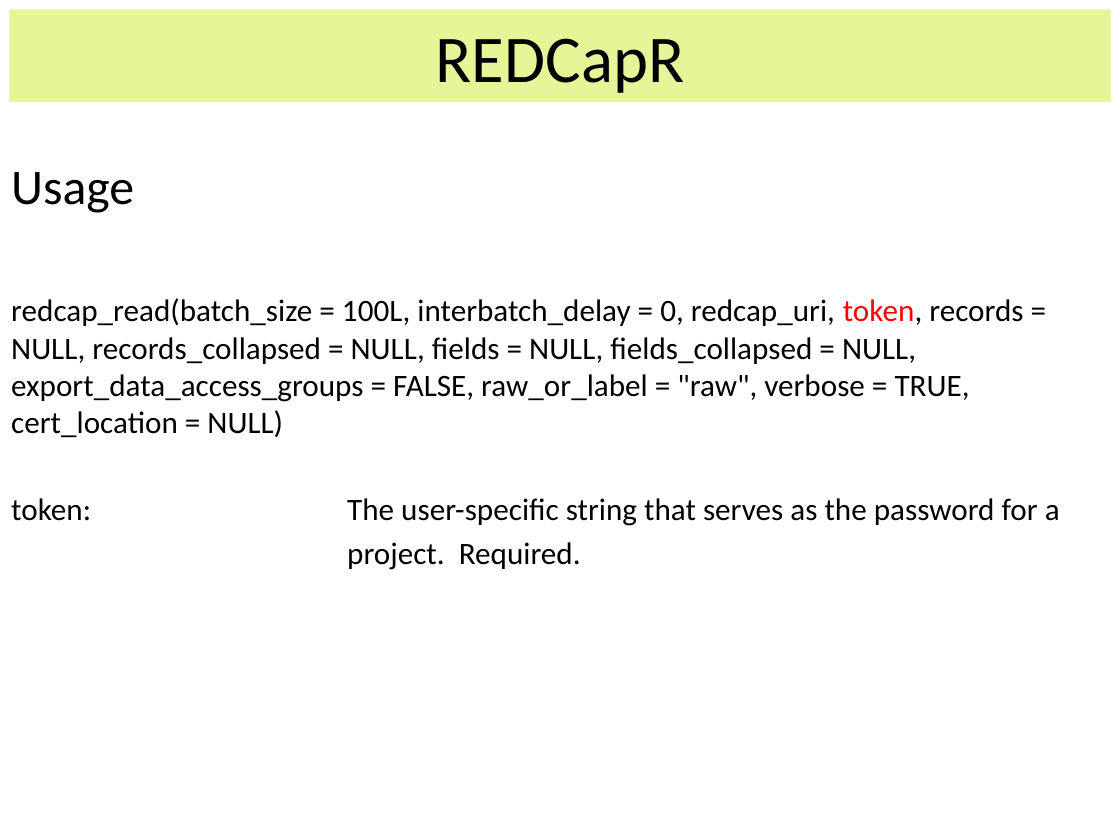
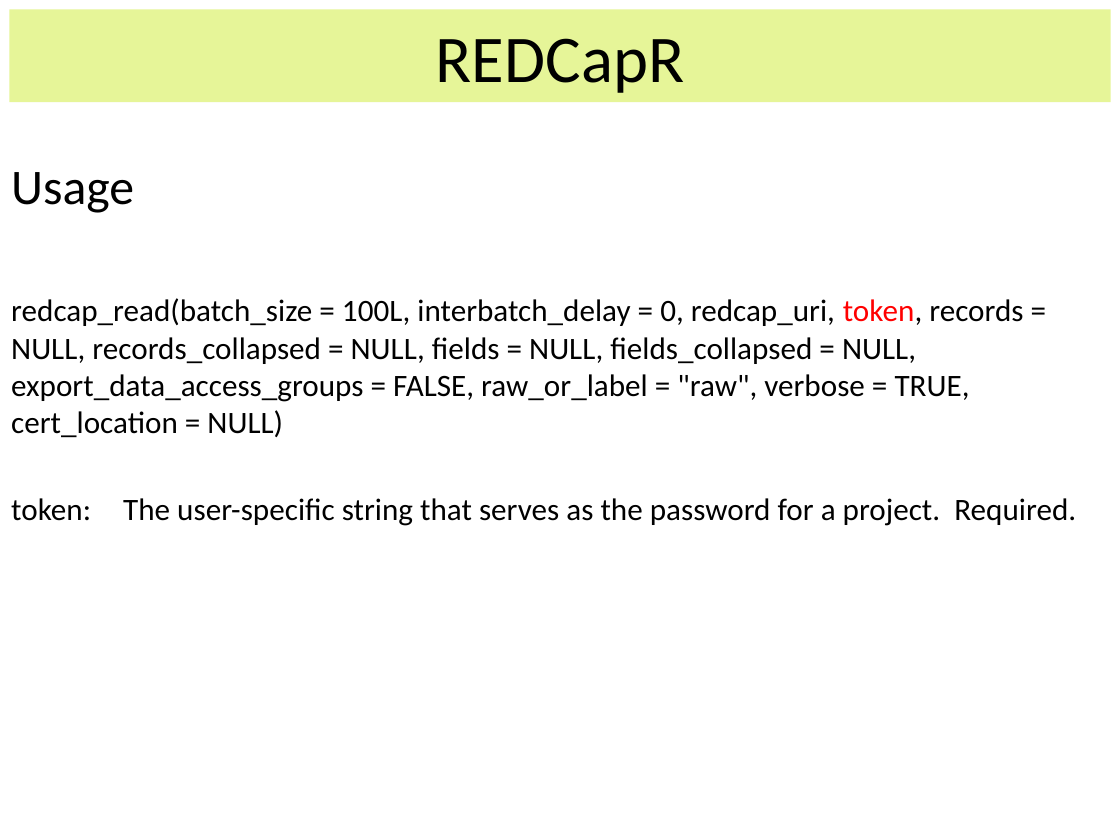
Before and after one commit to OuhscBbmc/RedcapExamplesAndPatterns, a slide deck: slide 17 of Publications/Presentation2014-04-07-MIECHV Paper Discussion/REDCapR.pptx. Drawn at 1120x840 pixels with LibreOffice and Linux fonts; fonts in the diff are those of the drawing. Boxes give left, top, right and bottom in pixels: in the first picture for what was removed or moved away, otherwise in the second. Text is boxed around its words. In the diff, an @@ line names an element or a change of style, - is before the commit and + after.

```diff
--- a/Publications/Presentation2014-04-07-MIECHV Paper Discussion/REDCapR.pptx
+++ b/Publications/Presentation2014-04-07-MIECHV Paper Discussion/REDCapR.pptx
@@ text at [11, 498, 1076, 526]: text changed @@
-token: The user-specific string that serves as the password for a
-project. Required.
+token: The user-specific string that serves as the password for a project. Required.
```
Also in this commit, not shown: 15 other slides changed, 3 slides added.
